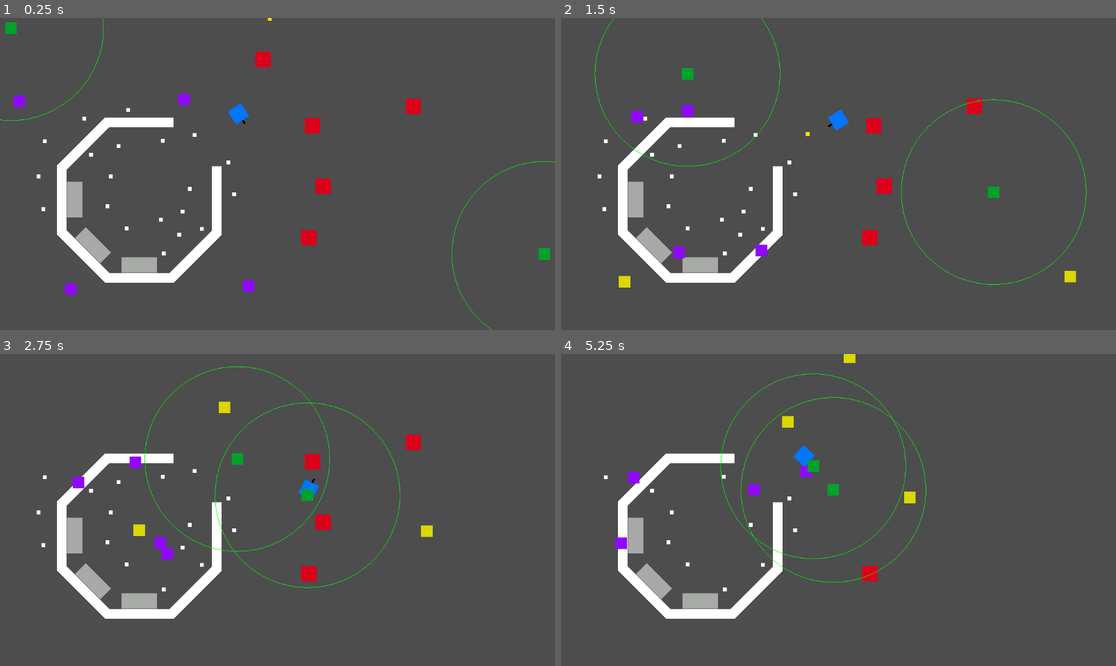
Above: before the commit, frames 1-4 (two rows, left to right).
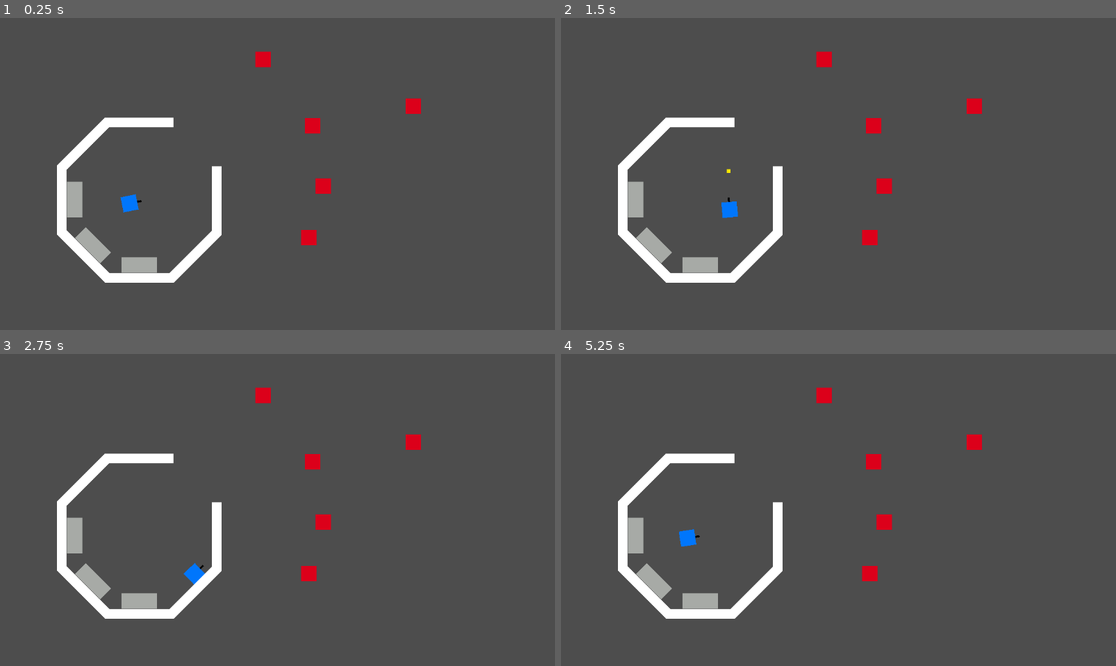
Above: after the commit, the same moments.

Repository: rledford/drone-commander-2025
Game: Godot game, scene res://main.tscn
Same seed, same stepped clock (60 frames per second), same inputs: the game is played once before the commit and once after it.
Inputs (mouse positions are in pixels of both pictures, inside the frame that each line leads up to):
- Up to frame 1 (0.25 s): no input
- Up to frame 2 (1.5 s): move the mouse to (960, 158) at 0.52 s; hold D (move_right) 0.53-1.28 s; tap E (interact) at 0.6 s; move the mouse to (727, 189) at 1.27 s; hold S (move_down) from 1.28 s (still down); click (727, 189) at 1.35 s
- Up to frame 3 (2.75 s): move the mouse to (333, 441) at 2.02 s; release S (move_down) at 2.03 s; hold D (move_right) from 2.03 s (still down); tap E (interact) at 2.1 s
- Up to frame 4 (5.25 s): move the mouse to (810, 572) at 2.77 s; release D (move_right) at 2.78 s; hold W (move_up) 2.78-3.53 s; click (810, 572) at 2.85 s; move the mouse to (1005, 556) at 3.52 s; hold A (move_left) 3.53-5.03 s; tap E (interact) at 3.6, 5.1 s; move the mouse to (672, 463) at 4.27 s; click (672, 463) at 4.35 s; move the mouse to (866, 510) at 5.02 s; hold S (move_down) from 5.03 s (still down)

The runs differ from the first frame. In frame 1, 1.2% of the frame differs, in the area x 0-100%, y 0-100%; in frame 2, 1.8%; in frame 3, 1.8%; in frame 4, 2.2%, in the area x 7-76%, y 0-77%.

Commit message:
feat: Add scrap and aresnal custom resources
- Rework event system for scrap gather and collect
- Implement initial workbench drone spawning
- Prepare for assigning drones to arsenals with a "commander"

Diff:
--- a/actors/drone/damage_drone/damage_drone.tscn
+++ b/actors/drone/damage_drone/damage_drone.tscn
@@ -10,6 +10,7 @@
 collision_layer = 16
 collision_mask = 0
 script = ExtResource("1_o51f5")
+type = 2
 max_speed = 192.0
 accel = 288.0
 decel = 192.0
--- a/actors/drone/drone.gd
+++ b/actors/drone/drone.gd
@@ -16,6 +16,7 @@
 }
 
 
+@export var type: Enums.DroneType = Enums.DroneType.NONE
 @export var max_hp: int = 100
 @export var max_speed: float = 100.0
 @export var accel: float = 256.0
--- a/actors/drone/gather_drone/gather_drone.gd
+++ b/actors/drone/gather_drone/gather_drone.gd
@@ -1,5 +1,6 @@
 extends Drone
 
+@export var scrap_state: ScrapState
 @onready var dropzone: Area2D = $Dropzone
 
 @export var max_scrap: int = 3
@@ -112,16 +113,16 @@
 
 	total_scrap += amount
 
-	EventBus.scrap_picked_up.emit(self, scrap)
+	EventBus.scrap_gathered.emit(self, scrap)
 
 	if total_scrap == max_scrap:
 		set_state(State.DROPOFF)
 
 
-func _on_dropzone_body_entered(by: Node) -> void:
+func _on_dropzone_body_entered(_by: Node) -> void:
 	if not total_scrap: return
 
-	EventBus.scrap_delivered.emit(self, by, total_scrap)
+	scrap_state.collect(total_scrap)
 
 	total_scrap = 0
 
--- a/actors/drone/gather_drone/gather_drone.tscn
+++ b/actors/drone/gather_drone/gather_drone.tscn
@@ -1,6 +1,7 @@
-[gd_scene load_steps=5 format=3 uid="uid://bpj6awi0qwf6r"]
+[gd_scene load_steps=6 format=3 uid="uid://bpj6awi0qwf6r"]
 
 [ext_resource type="Script" uid="uid://qyu62i8kggm1" path="res://actors/drone/gather_drone/gather_drone.gd" id="1_36357"]
+[ext_resource type="Resource" uid="uid://bhnhdmk16lewp" path="res://data/states/scrap/scrap_state.tres" id="2_elyho"]
 
 [sub_resource type="CanvasTexture" id="CanvasTexture_36357"]
 
@@ -14,6 +15,8 @@
 collision_layer = 16
 collision_mask = 8
 script = ExtResource("1_36357")
+scrap_state = ExtResource("2_elyho")
+type = 1
 
 [node name="Sprite2D" type="Sprite2D" parent="."]
 modulate = Color(0.563861, 0.0282466, 1, 1)
--- a/actors/drone/support_drone/support_drone.gd
+++ b/actors/drone/support_drone/support_drone.gd
@@ -33,8 +33,8 @@
 		supported_nodes.remove_at(index)
 
 
-func _handle_unit_healed(by: Node, target: Node, amount: int) -> void:
-	if target != self: return
+func _handle_unit_healed(_by: Node, on: Node, amount: int) -> void:
+	if on != self: return
 
 	hp = clamp(hp + amount, 0, max_hp)
 
--- a/actors/drone/support_drone/support_drone.tscn
+++ b/actors/drone/support_drone/support_drone.tscn
@@ -15,6 +15,7 @@
 collision_mask = 0
 script = ExtResource("1_2wb2a")
 base_heal_amount = 5
+type = 3
 max_speed = 256.0
 scan_range = 1024.0
 metadata/_custom_type_script = "uid://rdwx1ep4fejj"
--- a/actors/enemy/test_enemy/test_enemy.gd
+++ b/actors/enemy/test_enemy/test_enemy.gd
@@ -13,4 +13,10 @@
 	hp -= damage
 
 	if hp <= 0:
+		drop_scrap()
 		queue_free()
+
+
+func drop_scrap() -> void:
+	for i in randi_range(2,3):
+		EventBus.scrap_dropped.emit(global_position)
--- a/actors/player/player.gd
+++ b/actors/player/player.gd
@@ -1,4 +1,7 @@
 extends CharacterBody2D
+
+@export var scrap_state: ScrapState
+@export var arsenal: ArsenalState
 
 @export var max_hp: int = 100
 @export var max_speed: float = 100.0
@@ -70,10 +73,11 @@
 func _on_scrap_pickup_requested(by: Node, scrap: Node, amount: int) -> void:
 	if by != self: return
 
-	EventBus.scrap_collected.emit(by, scrap, amount)
+	EventBus.scrap_gathered.emit(self, scrap)
+	scrap_state.collect(amount)
 
 
-func _on_unit_healed(by: Node, target: Node, amount: int) -> void:
+func _on_unit_healed(_by: Node, target: Node, amount: int) -> void:
 	if target != self or hp >= max_hp: return
 
 	var old_hp = hp
--- a/actors/player/player.tscn
+++ b/actors/player/player.tscn
@@ -1,6 +1,7 @@
-[gd_scene load_steps=3 format=3 uid="uid://by0qoac7eocyx"]
+[gd_scene load_steps=4 format=3 uid="uid://by0qoac7eocyx"]
 
 [ext_resource type="Script" uid="uid://cc1coey7jtu50" path="res://actors/player/player.gd" id="1_nvxhs"]
+[ext_resource type="Resource" uid="uid://bhnhdmk16lewp" path="res://data/states/scrap/scrap_state.tres" id="2_ilk7j"]
 
 [sub_resource type="CircleShape2D" id="CircleShape2D_6uhly"]
 radius = 15.0333
@@ -8,6 +9,7 @@
 [node name="Player" type="CharacterBody2D" groups=["player"]]
 collision_mask = 12
 script = ExtResource("1_nvxhs")
+scrap_state = ExtResource("2_ilk7j")
 
 [node name="CollisionShape2D" type="CollisionShape2D" parent="."]
 shape = SubResource("CircleShape2D_6uhly")
--- a/actors/scrap/scrap.gd
+++ b/actors/scrap/scrap.gd
@@ -24,4 +24,8 @@
 
 
 func _on_collected(by: Node, _item_id: String, amount: int) -> void:
+	if by.get(&"collect"):
+		print("no collect method for scrap pickup")
+	else:
+		print("has collect method")
 	EventBus.scrap_pickup_requested.emit(by, self, amount)
--- a/actors/workbench/workbench.gd
+++ b/actors/workbench/workbench.gd
@@ -1,4 +1,8 @@
 extends Node2D
+
+@export var scrap_store: ScrapState
+
+@export var DroneScene: PackedScene
 
 @export var craft_type: StringName
 @export var craft_time: float
@@ -14,8 +18,6 @@
 
 func _ready() -> void:
 	interaction.interact.connect(_on_interact)
-	EventBus.drone_craft_request_accepted.connect(_on_craft_request_accepted)
-	EventBus.drone_craft_request_rejected.connect(_on_craft_request_rejected)
 
 
 func _process(delta: float) -> void:
@@ -25,19 +27,6 @@
 		craft_progress_changed.emit(_craft_progress, old_craft_progress)
 		if _craft_progress >= craft_time:
 			_complete_crafting()
-
-func _on_craft_request_accepted(to: Node) -> void:
-	if not to == self: return
-
-	print("handling accepted craft request")
-	_start_crafting()
-
-
-func _on_craft_request_rejected(to: Node, reason: String) -> void:
-	if not to == self: return
-
-	print("handling rejected craft request")
-	print("Unable to craft %s: %s" % [self.craft_type, reason])
 
 
 func _start_crafting():
@@ -49,10 +38,15 @@
 func _complete_crafting():
 	print("crafted %s" % [craft_type])
 	_is_crafting = false
-	# emit whatever to spawn drone at some position
+	var drone = DroneScene.instantiate()
+	EventBus.drone_created.emit(self, drone)
 
 
 func _on_interact():
 	if _is_crafting: return
 
-	EventBus.drone_craft_requested.emit(self, craft_cost)
+	if scrap_store.scrap < craft_cost:
+		print("not enough in store")
+	else:
+		scrap_store.scrap -= craft_cost
+		_start_crafting()
--- a/actors/workbench/workbench.tscn
+++ b/actors/workbench/workbench.tscn
@@ -1,7 +1,8 @@
-[gd_scene load_steps=5 format=3 uid="uid://bmrpgxq4n2bvx"]
+[gd_scene load_steps=6 format=3 uid="uid://bmrpgxq4n2bvx"]
 
 [ext_resource type="Script" uid="uid://6gyynrm170d3" path="res://actors/workbench/workbench.gd" id="1_6wh3t"]
 [ext_resource type="PackedScene" uid="uid://bi6nojwai0jqo" path="res://components/interactable_component/interactable_component.tscn" id="1_b2xr7"]
+[ext_resource type="Resource" uid="uid://bhnhdmk16lewp" path="res://data/states/scrap/scrap_state.tres" id="2_jmt3e"]
 
 [sub_resource type="RectangleShape2D" id="RectangleShape2D_b2xr7"]
 size = Vector2(28, 70)
@@ -11,6 +12,7 @@
 
 [node name="Workbench" type="Node2D"]
 script = ExtResource("1_6wh3t")
+scrap_store = ExtResource("2_jmt3e")
 
 [node name="ColorRect" type="ColorRect" parent="."]
 modulate = Color(0.653476, 0.667354, 0.652236, 1)
--- /dev/null
+++ b/data/states/arsenal/arsenal_state.gd
@@ -0,0 +1,61 @@
+extends Resource
+class_name ArsenalState
+
+signal updated
+
+@export var gather_capacity: int = 3
+@export var max_damage: int = 3
+@export var max_support: int = 3
+
+
+var gather_drones: Array[Node] = []
+var damage_drones: Array[Node] = []
+var support_drones: Array[Node] = []
+
+
+func add_gather_drone(drone: Node) -> void:
+	_add(gather_drones, drone)
+
+
+func add_damage_drone(drone: Node) -> void:
+	_add(damage_drones, drone)
+
+
+func add_support_drone(drone: Node) -> void:
+	_add(support_drones, drone)
+
+
+func remove_gather_drone(drone: Node) -> void:
+	_remove(gather_drones, drone)
+
+
+func remove_damage_drone(drone: Node) -> void:
+	_remove(damage_drones, drone)
+
+
+func remove_support_drone(drone: Node) -> void:
+	_remove(support_drones, drone)
+
+
+func has_gather_capacity() -> bool:
+	return len(gather_drones) < gather_capacity
+
+
+func has_damage_capacity() -> bool:
+	return len(damage_drones) < max_damage
+
+
+func has_support_capacity() -> bool:
+	return len(support_drones) < max_support
+
+
+func _add(to: Array[Node], node: Node) -> void:
+	to.append(node)
+	updated.emit()
+
+
+func _remove(from: Array[Node], node: Node) -> void:
+	var index: int = from.find(node)
+	if index < 0: return
+	from.remove_at(index)
+	updated.emit()
--- /dev/null
+++ b/data/states/arsenal/arsenal_state.tres
@@ -0,0 +1,10 @@
+[gd_resource type="Resource" script_class="ArsenalState" load_steps=2 format=3 uid="uid://dj34qo2mquhp5"]
+
+[ext_resource type="Script" uid="uid://bung43ih6fadc" path="res://data/states/arsenal/arsenal_state.gd" id="1_m1vu7"]
+
+[resource]
+script = ExtResource("1_m1vu7")
+gather_capacity = 3
+max_damage = 3
+max_support = 3
+metadata/_custom_type_script = "uid://bung43ih6fadc"
--- /dev/null
+++ b/data/states/arsenal/player_arsenal_state.tres
@@ -0,0 +1,10 @@
+[gd_resource type="Resource" script_class="ArsenalState" load_steps=2 format=3 uid="uid://bkwdw180yu4ss"]
+
+[ext_resource type="Script" uid="uid://bung43ih6fadc" path="res://data/states/arsenal/arsenal_state.gd" id="1_ehgww"]
+
+[resource]
+script = ExtResource("1_ehgww")
+gather_capacity = 3
+max_damage = 3
+max_support = 3
+metadata/_custom_type_script = "uid://bung43ih6fadc"
--- /dev/null
+++ b/data/states/scrap/scrap_state.gd
@@ -0,0 +1,20 @@
+extends Resource
+class_name ScrapState
+
+signal collected(amount: int)
+signal scrap_updated(from: int, to: int)
+
+var scrap: int = 10:
+	set = _set_scrap
+
+
+func collect(amount: int = 0) -> void:
+	_set_scrap(scrap + amount)
+	collected.emit(amount)
+
+
+func _set_scrap(to: int) -> void:
+	var prev: int = scrap
+	scrap = to
+	scrap_updated.emit(prev, to)
+	print("new scrap amount %s" % scrap)
--- /dev/null
+++ b/data/states/scrap/scrap_state.tres
@@ -0,0 +1,7 @@
+[gd_resource type="Resource" script_class="ScrapState" load_steps=2 format=3 uid="uid://bhnhdmk16lewp"]
+
+[ext_resource type="Script" uid="uid://druh70b61tqps" path="res://data/states/scrap/scrap_state.gd" id="1_7rqjr"]
+
+[resource]
+script = ExtResource("1_7rqjr")
+metadata/_custom_type_script = "uid://druh70b61tqps"
--- a/globals/enums.gd
+++ b/globals/enums.gd
@@ -1,15 +1,12 @@
 extends Node
 
 enum DroneType {
+	NONE,
 	DAMAGE,
 	GATHER,
 	SUPPORT,
 }
 
-enum DroneState {
-	IDLE,
-	PATROL,
-}
 
 enum Team {
 	PLAYER,
--- a/globals/event_bus.gd
+++ b/globals/event_bus.gd
@@ -7,22 +7,17 @@
 signal bullet_fired(position: Vector2, direction: Vector2, speed: float, damage: int)
 signal bullet_expired(bullet: Node)
 
+# aoe
+signal unit_healed(by: Node, target: Node, amoutn: int)
+
 # drone
-signal unit_healed(by: Node, target: Node, amoutn: int)
+signal drone_created(by: Node, drone: Node)
+signal drone_destroyed(by: Node, drone: Node)
 
 # scrap
 signal scrap_dropped(position: Vector2)
+signal scrap_gathered(by: Node, scrap: Node)
 signal scrap_pickup_requested(by: Node, scrap: Node, amount: int)
-signal scrap_picked_up(by: Node, scrap: Node)
-signal scrap_collected(by: Node, scrap: Node, amount: int)
-signal scrap_delivered(by: Node, to: Node, amount: int)
-signal total_scrap_changed(old_scrap: int, new_scrap: int)
-
-# crafting
-signal drone_craft_requested(by: Node, cost: int)
-signal drone_craft_request_rejected(to: Node, reason: String)
-signal drone_craft_request_accepted(to: Node)
-signal drone_craft_completed(by: Node, cost: int)
 
 # control point
 signal control_point_entered(by: Node)
--- a/main.tscn
+++ b/main.tscn
@@ -2,8 +2,8 @@
 
 [ext_resource type="PackedScene" uid="uid://ixic0jq3dl22" path="res://managers/game_manager/game_manager.tscn" id="1_1bvp3"]
 [ext_resource type="PackedScene" uid="uid://by0qoac7eocyx" path="res://actors/player/player.tscn" id="2_0xm2m"]
+[ext_resource type="Resource" uid="uid://bkwdw180yu4ss" path="res://data/states/arsenal/player_arsenal_state.tres" id="2_efxa6"]
 [ext_resource type="PackedScene" uid="uid://biqfrlv8afh32" path="res://managers/pool_manager/pool_manager.tscn" id="2_lquwl"]
-[ext_resource type="PackedScene" uid="uid://ckj8myqtxuoiq" path="res://actors/scrap/scrap.tscn" id="3_5vw27"]
 [ext_resource type="PackedScene" uid="uid://bmrpgxq4n2bvx" path="res://actors/workbench/workbench.tscn" id="3_h2yge"]
 [ext_resource type="PackedScene" uid="uid://c2peryne0m35g" path="res://actors/enemy/test_enemy/test_enemy.tscn" id="5_7mycd"]
 [ext_resource type="PackedScene" uid="uid://bpj6awi0qwf6r" path="res://actors/drone/gather_drone/gather_drone.tscn" id="7_5vw27"]
@@ -13,10 +13,12 @@
 
 [node name="Main" type="Node2D"]
 
-[node name="GameManager" parent="." node_paths=PackedStringArray("pool_manager", "bullet_container", "scrap_container") instance=ExtResource("1_1bvp3")]
+[node name="GameManager" parent="." node_paths=PackedStringArray("pool_manager", "bullet_container", "scrap_container", "drone_container") instance=ExtResource("1_1bvp3")]
 pool_manager = NodePath("../PoolManager")
 bullet_container = NodePath("../World/Bullets")
 scrap_container = NodePath("../World/Scrap")
+drone_container = NodePath("../World/Drones")
+player_arsenal = ExtResource("2_efxa6")
 
 [node name="PoolManager" parent="." instance=ExtResource("2_lquwl")]
 
@@ -24,87 +26,30 @@
 
 [node name="Scrap" type="Node" parent="World"]
 
-[node name="Scrap" parent="World/Scrap" instance=ExtResource("3_5vw27")]
-position = Vector2(404, 243)
-
-[node name="Scrap2" parent="World/Scrap" instance=ExtResource("3_5vw27")]
-position = Vector2(338, 255)
-
-[node name="Scrap3" parent="World/Scrap" instance=ExtResource("3_5vw27")]
-position = Vector2(474, 300)
-
-[node name="Scrap4" parent="World/Scrap" instance=ExtResource("3_5vw27")]
-position = Vector2(266, 191)
-
-[node name="Scrap5" parent="World/Scrap" instance=ExtResource("3_5vw27")]
-position = Vector2(246, 266)
-
-[node name="Scrap6" parent="World/Scrap" instance=ExtResource("3_5vw27")]
-position = Vector2(394, 355)
-
-[node name="Scrap7" parent="World/Scrap" instance=ExtResource("3_5vw27")]
-position = Vector2(175, 209)
-
-[node name="Scrap8" parent="World/Scrap" instance=ExtResource("3_5vw27")]
-position = Vector2(379, 402)
-
-[node name="Scrap9" parent="World/Scrap" instance=ExtResource("3_5vw27")]
-position = Vector2(189, 284)
-
-[node name="Scrap10" parent="World/Scrap" instance=ExtResource("3_5vw27")]
-position = Vector2(419, 438)
-
-[node name="Scrap11" parent="World/Scrap" instance=ExtResource("3_5vw27")]
-position = Vector2(93, 256)
-
-[node name="Scrap12" parent="World/Scrap" instance=ExtResource("3_5vw27")]
-position = Vector2(80, 329)
-
-[node name="Scrap13" parent="World/Scrap" instance=ExtResource("3_5vw27")]
-position = Vector2(230, 329)
-
-[node name="Scrap14" parent="World/Scrap" instance=ExtResource("3_5vw27")]
-position = Vector2(223, 391)
-
-[node name="Scrap15" parent="World/Scrap" instance=ExtResource("3_5vw27")]
-position = Vector2(334, 419)
-
-[node name="Scrap16" parent="World/Scrap" instance=ExtResource("3_5vw27")]
-position = Vector2(372, 450)
-
-[node name="Scrap17" parent="World/Scrap" instance=ExtResource("3_5vw27")]
-position = Vector2(263, 437)
-
-[node name="Scrap18" parent="World/Scrap" instance=ExtResource("3_5vw27")]
-position = Vector2(90, 397)
-
-[node name="Scrap19" parent="World/Scrap" instance=ExtResource("3_5vw27")]
-position = Vector2(486, 366)
-
-[node name="Scrap20" parent="World/Scrap" instance=ExtResource("3_5vw27")]
-position = Vector2(340, 489)
-
 [node name="Bullets" type="Node" parent="World"]
 
 [node name="Player" type="Node" parent="World"]
 
 [node name="Player" parent="World/Player" instance=ExtResource("2_0xm2m")]
-position = Vector2(495, 199)
+position = Vector2(269, 385)
 
 [node name="DamageWB" parent="World/Player" instance=ExtResource("3_h2yge")]
 position = Vector2(193, 472)
 rotation = -0.785398
+DroneScene = ExtResource("9_kek77")
 craft_type = &"damage_drone"
 craft_time = 3.0
 
 [node name="GatherWB" parent="World/Player" instance=ExtResource("3_h2yge")]
 position = Vector2(289, 513)
 rotation = -1.5708
+DroneScene = ExtResource("7_5vw27")
 craft_type = &"gather_drone"
 craft_time = 3.0
 
 [node name="SupportWB" parent="World/Player" instance=ExtResource("3_h2yge")]
 position = Vector2(155, 377)
+DroneScene = ExtResource("10_4c57u")
 craft_type = &"support_drone"
 craft_time = 3.0
 
@@ -134,37 +79,4 @@
 
 [node name="Drones" type="Node" parent="World"]
 
-[node name="GatherDrone" parent="World/Drones" instance=ExtResource("7_5vw27")]
-position = Vector2(389, 165)
-
-[node name="GatherDrone2" parent="World/Drones" instance=ExtResource("7_5vw27")]
-position = Vector2(33, 168)
-
-[node name="GatherDrone3" parent="World/Drones" instance=ExtResource("7_5vw27")]
-position = Vector2(523, 564)
-
-[node name="GatherDrone4" parent="World/Drones" instance=ExtResource("7_5vw27")]
-position = Vector2(140, 570)
-
-[node name="DamageDrone" parent="World/Drones" instance=ExtResource("9_kek77")]
-position = Vector2(576, -99)
-
-[node name="DamageDrone2" parent="World/Drones" instance=ExtResource("9_kek77")]
-position = Vector2(1228, 705)
-
-[node name="DamageDrone3" parent="World/Drones" instance=ExtResource("9_kek77")]
-position = Vector2(-27, 727)
-
-[node name="SupportDrone" parent="World/Drones" instance=ExtResource("10_4c57u")]
-position = Vector2(1137, 497)
-heal_rate = null
-base_heal_amount = null
-max_hp = null
-
-[node name="SupportDrone2" parent="World/Drones" instance=ExtResource("10_4c57u")]
-position = Vector2(16, 14)
-heal_rate = null
-base_heal_amount = null
-max_hp = null
-
 [node name="UI" type="CanvasLayer" parent="."]
--- a/managers/game_manager/game_manager.gd
+++ b/managers/game_manager/game_manager.gd
@@ -4,8 +4,12 @@
 @export var pool_manager: PoolManager
 @export var bullet_container: Node
 @export var scrap_container: Node
+@export var drone_container: Node
 
-var _total_scrap: int = 0
+@export var player_arsenal: ArsenalState
+#@export var control_point_north_arsenal: ArsenalState
+#@export var control_point_west_arsenal: ArsenalState
+#@export var control_point_east_arsenal: ArsenalState
 
 func _ready() -> void:
 	register_pools()
@@ -36,44 +40,41 @@
 	scrap_container.add_child(scrap)
 
 
-func on_scrap_picked_up(_by: Node, scrap: Node) -> void:
+func on_scrap_gathered(_by: Node, scrap: Node) -> void:
 	pool_manager.get_pool(&"scrap").release(scrap)
 
 
-func on_scrap_collected(_by: Node, scrap: Node, amount: int) -> void:
-	var old_scrap = _total_scrap
-	_total_scrap += amount
+func on_drone_created(_by: Node, drone: Node) -> void:
+	# refactor with "type" after implementing drone stats resource
+	if not is_instance_of(drone, Drone):
+		push_error("invalid drone created %s" % drone)
 
-	pool_manager.get_pool(&"scrap").release(scrap)
+	match (drone as Drone).type:
+		Enums.DroneType.DAMAGE:
+			if not player_arsenal.has_damage_capacity():
+				# send to base
+				pass
+			player_arsenal.add_damage_drone(drone)
+		Enums.DroneType.GATHER:
+			if not player_arsenal.has_gather_capacity():
+				# send to base
+				pass
+			player_arsenal.add_gather_drone(drone)
+		Enums.DroneType.SUPPORT:
+			if not player_arsenal.has_support_capacity():
+				# send to base
+				pass
+			player_arsenal.add_support_drone(drone)
 
-	EventBus.total_scrap_changed.emit(old_scrap, _total_scrap)
-
-
-func on_scrap_delivered(_by: Node, _to: Node, amount: int) -> void:
-	print("delivered %s scrap" % amount)
-	var old_scrap = _total_scrap
-	_total_scrap += amount
-	EventBus.total_scrap_changed.emit(old_scrap, _total_scrap)
-
-
-func on_drone_craft_requested(by: Node, cost: int) -> void:
-	if _total_scrap < cost:
-		EventBus.drone_craft_request_rejected.emit(by, "Not enough scrap")
-	else:
-		var old_total_scrap = _total_scrap
-		_total_scrap -= cost
-		EventBus.total_scrap_changed.emit(old_total_scrap, _total_scrap)
-		EventBus.drone_craft_request_accepted.emit(by)
+	drone_container.add_child(drone)
 
 
 func connect_signals():
+	EventBus.drone_created.connect(on_drone_created)
 	EventBus.scrap_dropped.connect(on_scrap_dropped)
-	EventBus.scrap_delivered.connect(on_scrap_delivered)
-	EventBus.scrap_picked_up.connect(on_scrap_picked_up)
-	EventBus.scrap_collected.connect(on_scrap_collected)
+	EventBus.scrap_gathered.connect(on_scrap_gathered)
 	EventBus.bullet_fired.connect(on_bullet_fired)
 	EventBus.bullet_expired.connect(on_bullet_expired)
-	EventBus.drone_craft_requested.connect(on_drone_craft_requested)
 
 
 func register_pools():
Not shown, added: data/states/arsenal/arsenal_state.gd.uid
Not shown, added: data/states/scrap/scrap_state.gd.uid
